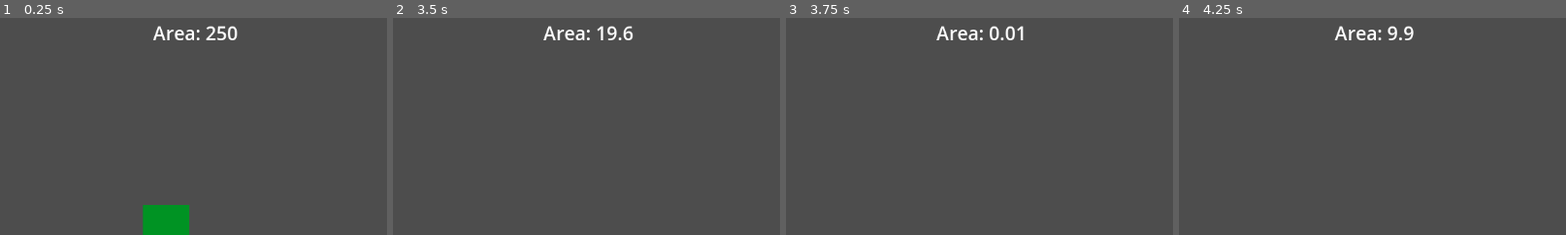
Above: before the commit, frames 1-4 (left to right).
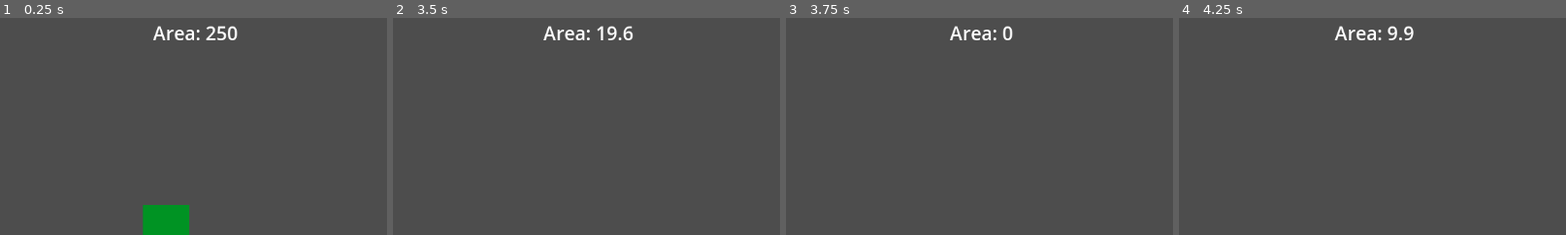
Above: after the commit, the same moments.

Repository: DuckyBlender/rectangle-area
Game: Godot game, scene res://ui.tscn
Two runs of this game, one before a commit and one after it. Both use one fixed random seed, a clock stepped at 60 frames per second and the inputs below.
Inputs:
- Up to frame 1 (0.25 s): no input
- Up to frame 2 (3.5 s): click "Auto" at 0.5 s; click "Auto" at 1.25 s; click "Auto" at 2 s
- Up to frame 3 (3.75 s): no input
- Up to frame 4 (4.25 s): no input
The pictures show only the part of the screen within x 25-75%, y 7-57%; the shares and areas given below are measured in that part.

Frames 1-2 are identical in both runs. In frame 3, 0.8% of the frame differs, in the area x 38-62%, y 3-11%; in frame 4, nothing differs.

Commit message:
fixed floating point errors (i think its floating point?)

Diff:
--- a/ui.gd
+++ b/ui.gd
@@ -41,9 +41,13 @@
 
 	# Calculate the area
 	var area = rect.scale.x * rect.scale.y
+	area = abs(snapped(area * 1000, 0.01))
+	if area <= 0.01:
+		area = 0
 
 	# Update the label text
-	label.text = "Area: " + str(abs(snapped(area * 1000, 0.01)))
+	label.text = "Area: " + str(area)
+
 
 	pass
 
Not shown, removed: web/Rectangle Area Visualization.apple-touch-icon.png.import
Not shown, removed: web/Rectangle Area Visualization.icon.png.import
Not shown, removed: web/Rectangle Area Visualization.png.import
Not shown, changed: web/Rectangle Area Visualization.html
Not shown, changed: web/Rectangle Area Visualization.pck
